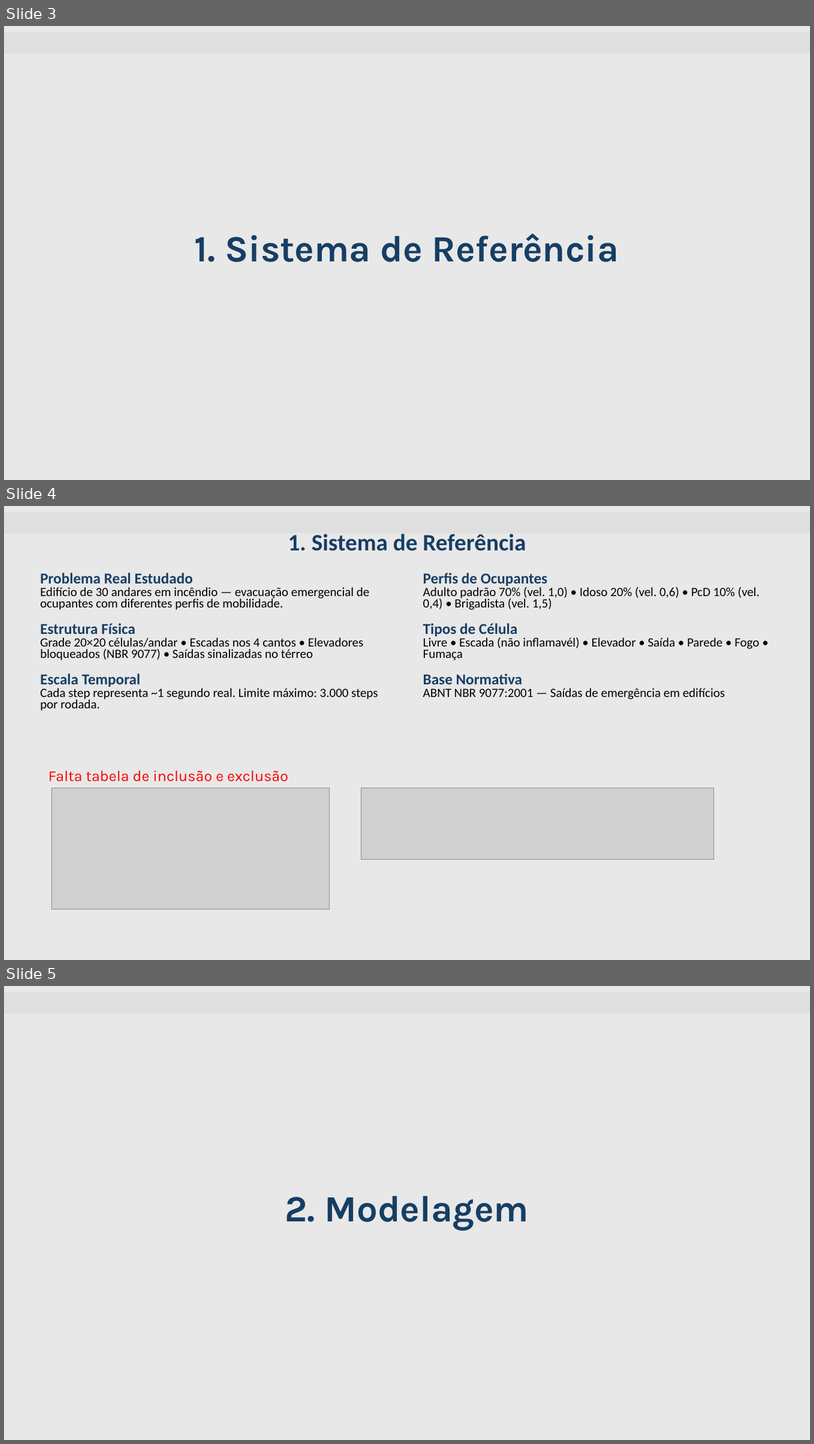
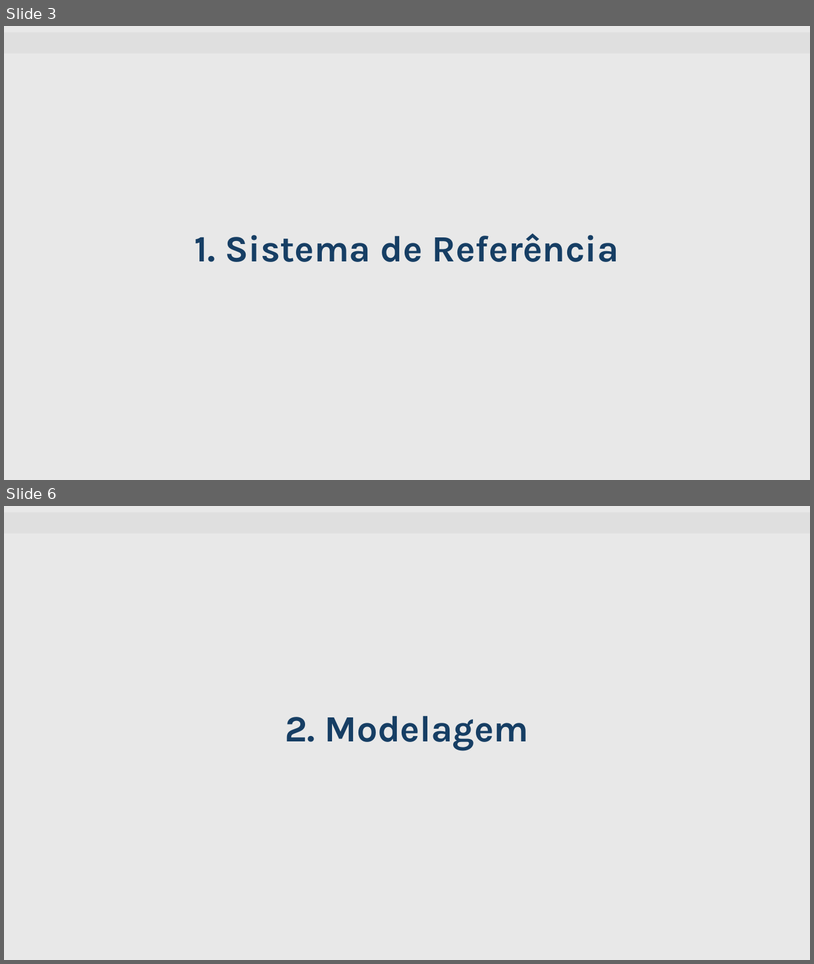
Before and after one commit to mattedi/Simulacao-2026, a slide deck: PedroR_MarlonM_LeonardoD/Template_Seminario_ Pedro_Marlon_Leonardo_Revisado_1.pptx. Shown one above the other, each under a label of ours: slides 3, 4 and 5 before the commit, slides 3 and 6 after it; the slides between them are not shown. The pictures are 814x1444 and 814x964 pixels, drawn with LibreOffice and Linux fonts; fonts in the diff are those of the drawing; grey boxes stand for pictures; background and template pictures are left out. Boxes give left, top, right and bottom in pixels: in the first picture for what was removed or moved away, otherwise in the second. Text is boxed around its words. In the diff, an @@ line names an element or a change of style, - is before the commit and + after.

```diff
--- a/PedroR_MarlonM_LeonardoD/Template_Seminario_ Pedro_Marlon_Leonardo_Revisado_1.pptx
+++ b/PedroR_MarlonM_LeonardoD/Template_Seminario_ Pedro_Marlon_Leonardo_Revisado_1.pptx
@@ slide 4 removed at (4, 506, 810, 960), background #E8E8E8; not listed: 1 template element that a slide beside it also shows @@
@@ text removed at (288, 534, 526, 551) @@
-1. Sistema de Referência
@@ text removed at (40, 573, 378, 711) @@
-Problema Real Estudado
-Edifício de 30 andares em incêndio — evacuação emergencial de ocupantes com diferentes perfis de mobilidade.
-Estrutura Física
-Grade 20×20 células/andar • Escadas nos 4 cantos • Elevadores bloqueados (NBR 9077) • Saídas sinalizadas no térreo
-Escala Temporal
-Cada step representa ~1 segundo real. Limite máximo: 3.000 steps por rodada.
@@ text removed at (423, 573, 760, 699) @@
-Perfis de Ocupantes
-Adulto padrão 70% (vel. 1,0) • Idoso 20% (vel. 0,6) • PcD 10% (vel. 0,4) • Brigadista (vel. 1,5)
-Tipos de Célula
-Livre • Escada (não inflamavél) • Elevador • Saída • Parede • Fogo • Fumaça
-Base Normativa
-ABNT NBR 9077:2001 — Saídas de emergência em edifícios
@@ text removed at (48, 770, 288, 781) @@
-Falta tabela de inclusão e exclusão
@@ picture removed at (52, 787, 330, 909) @@
@@ picture removed at (362, 787, 714, 859) @@
@@ what was slide 5 is now slide 6 @@
```
Also in this commit, not shown: 5 slides added, 3 other slides removed.
